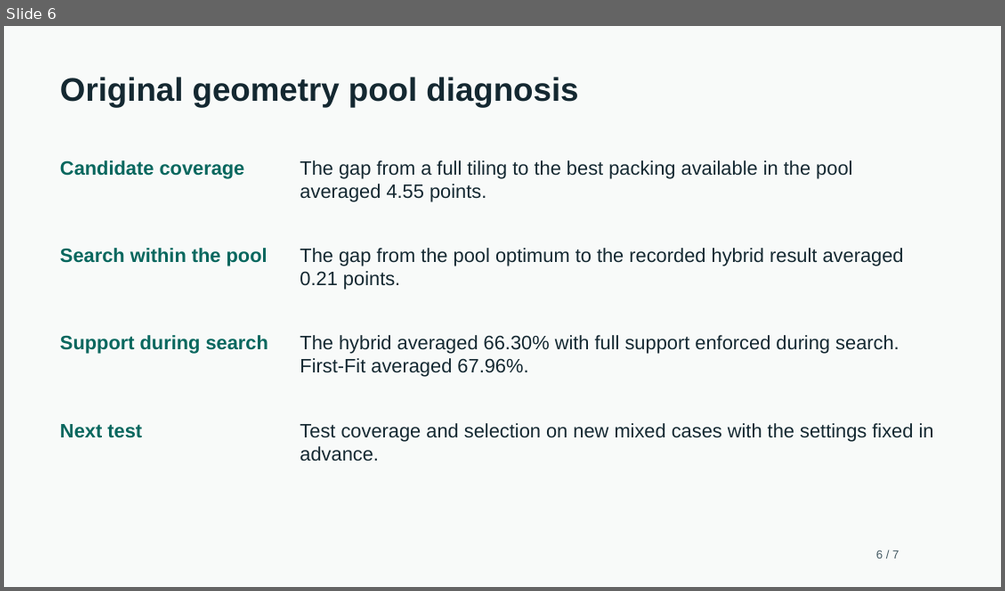
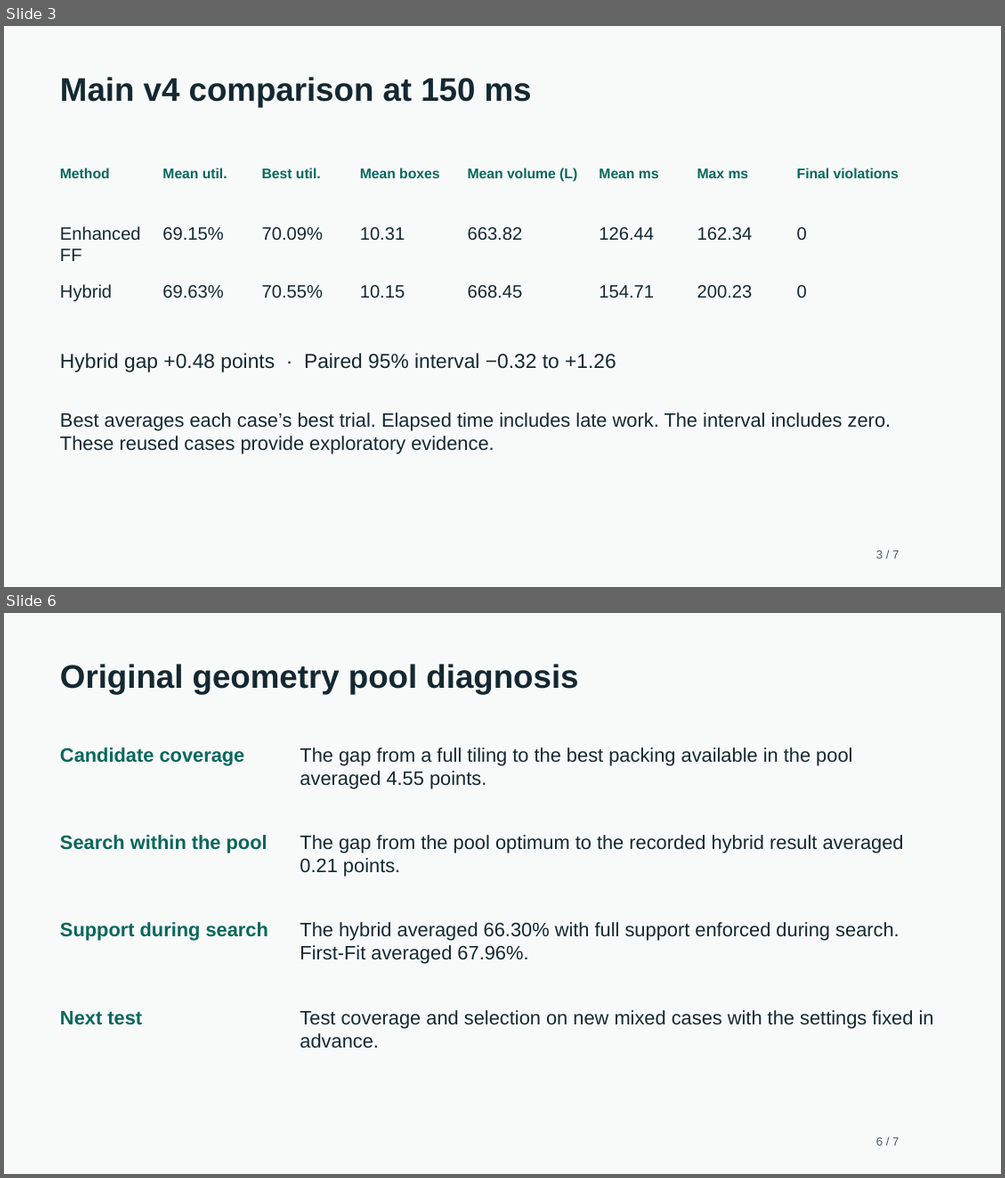
Before and after one commit to AhladM0di/Hybrid-Algorithm-Based-3D-Container-Loading-Optimisation, a slide deck: container_loading/docs/demo_slides.pptx. Shown one above the other, each under a label of ours: slide 6 before the commit, slides 3 and 6 after it; the slides between them are not shown. The pictures are 1005x591 and 1005x1178 pixels, drawn with LibreOffice and Linux fonts; fonts in the diff are those of the drawing. Boxes give left, top, right and bottom in pixels: in the first picture for what was removed or moved away, otherwise in the second. Text is boxed around its words. In the diff, an @@ line names an element or a change of style, - is before the commit and + after.

Commit message:
Finalize five-trial results and address assignment review findings

```diff
--- a/container_loading/docs/demo_slides.pptx
+++ b/container_loading/docs/demo_slides.pptx
@@ slide 3 added at box(4, 26, 1001, 587), background #F8FAF9 @@
@@ text added at box(60, 77, 532, 108), 31.5 pt, text #142831, bold @@
+Main v4 comparison at 150 ms
@@ text added at box(60, 168, 110, 178), 13.5 pt, text #08675E, bold @@
+Method
@@ text added at box(162, 168, 227, 178), 13.5 pt, text #08675E, bold @@
+Mean util.
@@ text added at box(262, 168, 321, 178), 13.5 pt, text #08675E, bold @@
+Best util.
@@ text added at box(360, 168, 439, 178), 13.5 pt, text #08675E, bold @@
+Mean boxes
@@ text added at box(468, 168, 577, 182), 13.5 pt, text #08675E, bold @@
+Mean volume (L)
@@ text added at box(599, 168, 659, 178), 13.5 pt, text #08675E, bold @@
+Mean ms
@@ text added at box(697, 168, 749, 178), 13.5 pt, text #08675E, bold @@
+Max ms
@@ text added at box(797, 168, 898, 178), 13.5 pt, text #08675E, bold @@
+Final violations
@@ text added at box(60, 226, 141, 261), 17.2 pt, text #142831 @@
+Enhanced FF
@@ text added at box(162, 227, 223, 240), 17.2 pt, text #142831 @@
+69.15%
@@ text added at box(262, 227, 323, 240), 17.2 pt, text #142831 @@
+70.09%
@@ text added at box(360, 227, 404, 240), 17.2 pt, text #142831 @@
+10.31
@@ text added at box(468, 227, 523, 240), 17.2 pt, text #142831 @@
+663.82
@@ text added at box(599, 227, 654, 240), 17.2 pt, text #142831 @@
+126.44
@@ text added at box(697, 227, 752, 240), 17.2 pt, text #142831 @@
+162.34
@@ text added at box(797, 227, 807, 240), 17.2 pt, text #142831 @@
+0
@@ text added at box(60, 284, 112, 301), 17.2 pt, text #142831 @@
+Hybrid
@@ text added at box(162, 285, 223, 298), 17.2 pt, text #142831 @@
+69.63%
@@ text added at box(262, 285, 323, 298), 17.2 pt, text #142831 @@
+70.55%
@@ text added at box(360, 285, 404, 298), 17.2 pt, text #142831 @@
+10.15
@@ text added at box(468, 285, 523, 298), 17.2 pt, text #142831 @@
+668.45
@@ text added at box(599, 285, 654, 297), 17.2 pt, text #142831 @@
+154.71
@@ text added at box(697, 285, 752, 298), 17.2 pt, text #142831 @@
+200.23
@@ text added at box(797, 285, 807, 297), 17.2 pt, text #142831 @@
+0
@@ text added at box(60, 353, 616, 372), 19.5 pt, text #142831 @@
+Hybrid gap +0.48 points · Paired 95% interval −0.32 to +1.26
@@ text added at box(60, 412, 891, 454), 18.8 pt, text #142831 @@
+Best averages each case’s best trial. Elapsed time includes late work. The interval includes zero. These reused cases provide exploratory evidence.
@@ text added at box(876, 550, 898, 558), 11.2 pt, text #455B64 @@
+3 / 7
```
Also in this commit, not shown: 5 slides changed, 1 slide removed, 22 other files.
